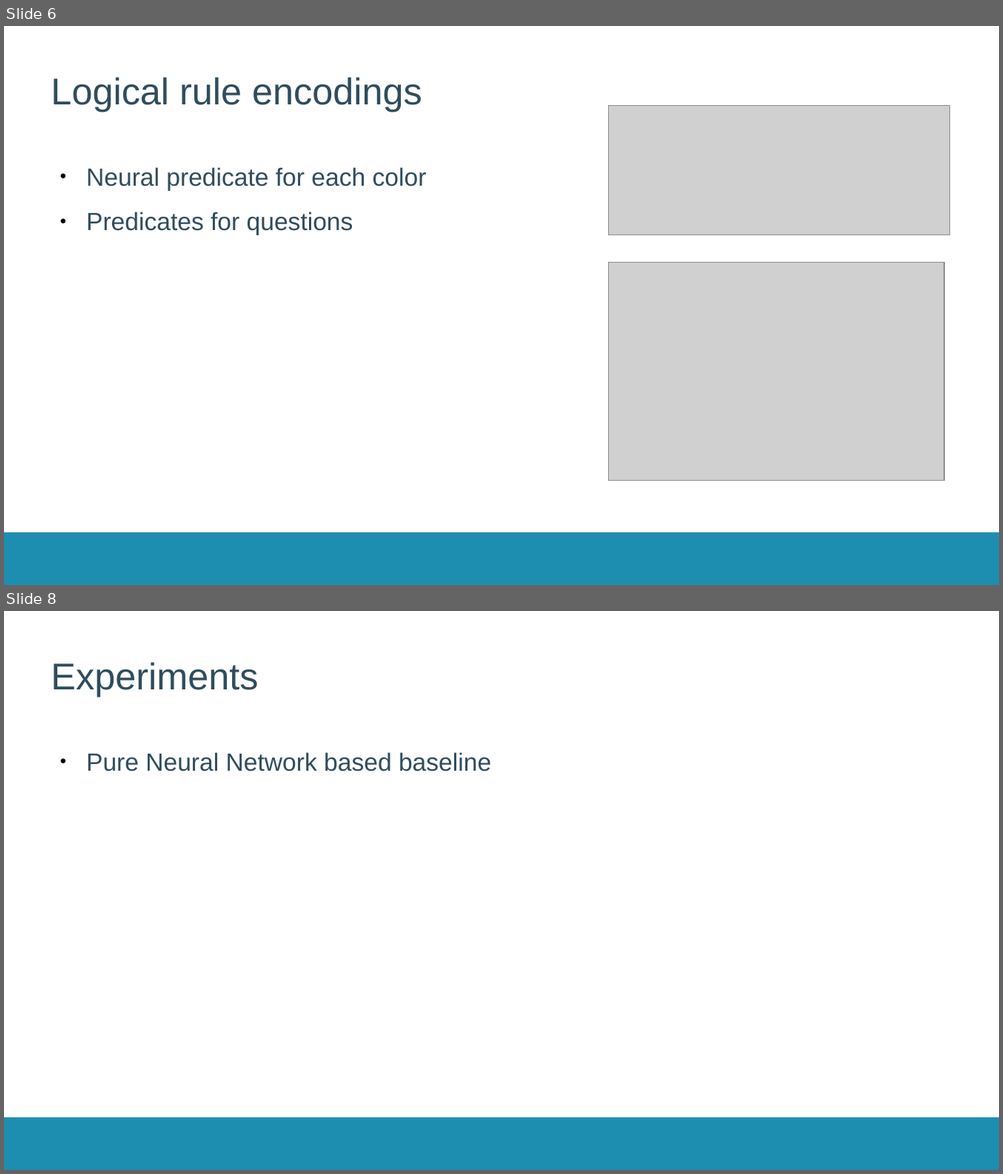
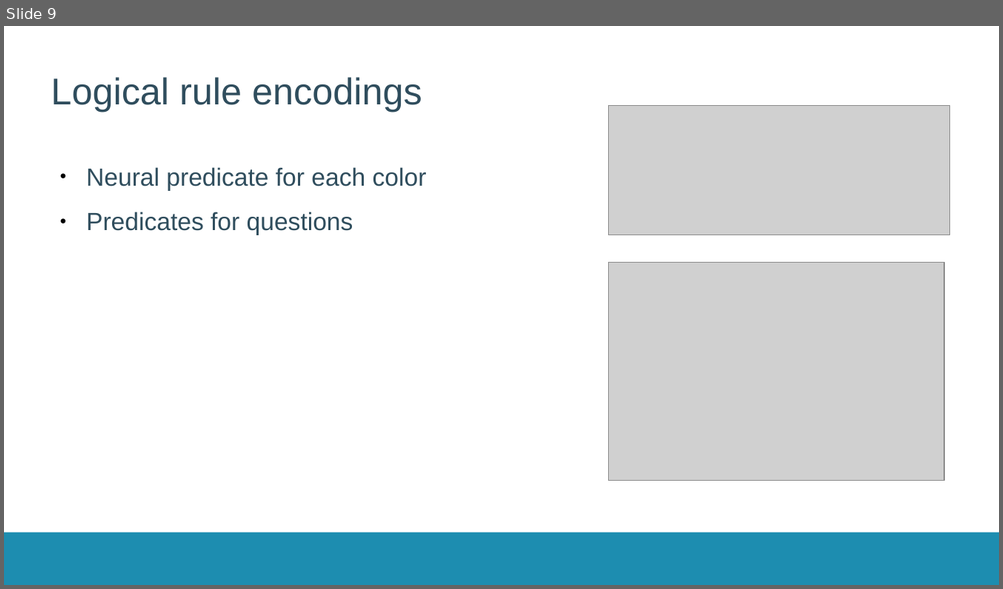
Before and after one commit to JorritWillaert/Capita-Selecta-Neuro-Symbolic-AI, a slide deck: presentation/presentation.odp. Shown one above the other, each under a label of ours: slides 6 and 8 before the commit, slide 9 after it; the slides between them are not shown. The pictures are 1003x1174 and 1003x589 pixels, drawn with LibreOffice and Linux fonts; fonts in the diff are those of the drawing; grey boxes stand for pictures; background and template pictures are left out. Boxes give left, top, right and bottom in pixels: in the first picture for what was removed or moved away, otherwise in the second. Text is boxed around its words. In the diff, an @@ line names an element or a change of style, - is before the commit and + after.

```diff
--- a/presentation/presentation.odp
+++ b/presentation/presentation.odp
@@ slide 8 removed at <box>4,611,999,1170</box>, background #FFFFFF; not listed: 1 template element that a slide beside it also shows @@
@@ title removed at <box>51,662,258,697</box> @@
-Experiments
@@ text removed at <box>86,752,491,772</box> @@
-● Pure Neural Network based baseline
@@ what was slide 6 is now slide 9 @@
```
Also in this commit, not shown: 1 slide changed, 11 slides added, 1 other slide removed, 1 other file.
